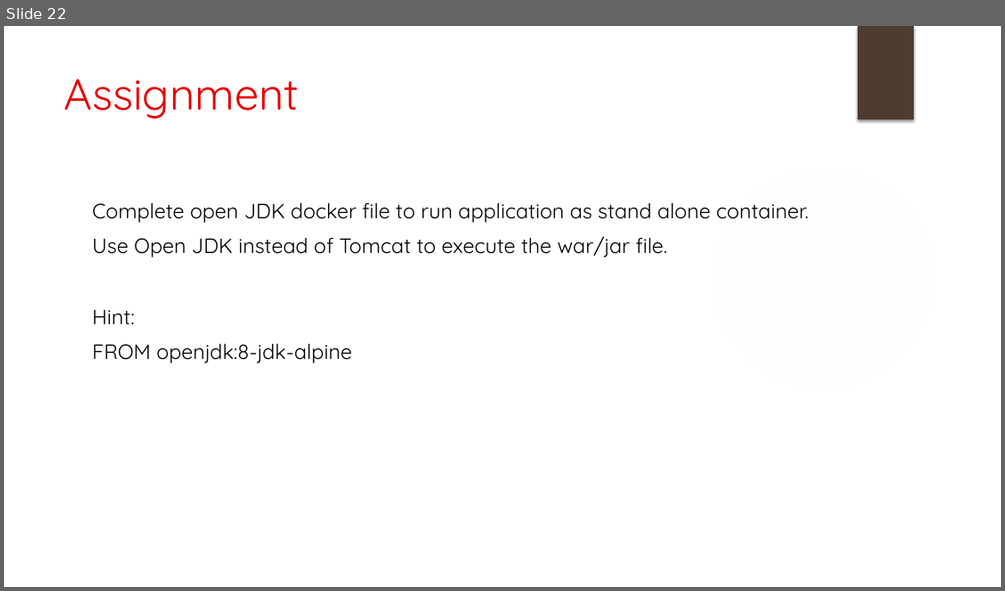
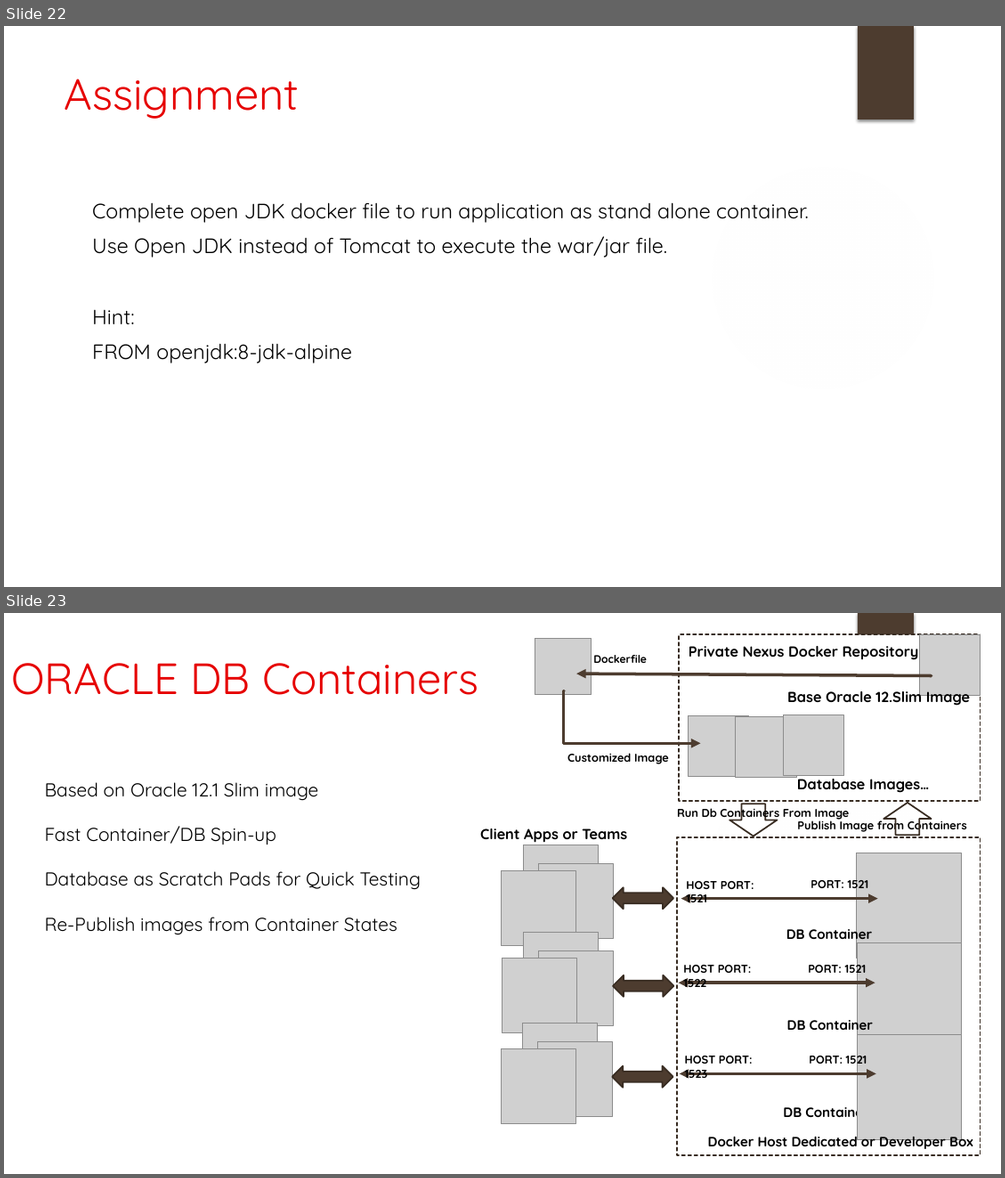
Before and after one commit to CodeItOnGit/presentations, a slide deck: DockerSeries/Part1-Fundamentals/Docker Fundamentals.pptx. Shown one above the other, each under a label of ours: slide 22 before the commit, slides 22 and 23 after it. The pictures are 1005x591 and 1005x1178 pixels, drawn with LibreOffice and Linux fonts; fonts in the diff are those of the drawing; grey boxes stand for pictures; background and template pictures are left out. Boxes give left, top, right and bottom in pixels: in the first picture for what was removed or moved away, otherwise in the second. Text is boxed around its words. In the diff, an @@ line names an element or a change of style, - is before the commit and + after.

Commit message:
Added slide for Oracle Containers

```diff
--- a/DockerSeries/Part1-Fundamentals/Docker Fundamentals.pptx
+++ b/DockerSeries/Part1-Fundamentals/Docker Fundamentals.pptx
@@ slide 23 added at (4,613,1001,1174), background #FFFFFF; not listed: 2 template elements that a slide beside it also shows @@
@@ title added at (11,663,479,695), 42 pt, text #E60000 @@
+ORACLE DB Containers
@@ group added at (480,634,980,1155): 18 texts, 17 pictures, 3 double arrows, 3 left right arrows, 2 rectangles, 2 down arrows, 1 arrow, 1 elbow arrow @@
+Publish Image from Containers
+Client Apps or Teams
+Private Nexus Docker Repository
+Database Images…
+Base Oracle 12.Slim Image
+DB Container
+Docker Host Dedicated or Developer Box
+DB Container
+DB Container
+PORT: 1521
+HOST PORT: 1521
+PORT: 1521
+HOST PORT: 1522
+PORT: 1521
+HOST PORT: 1523
+Run Db Containers From Image
+Dockerfile
+Customized Image
@@ text added at (45,782,421,935), 18 pt, text #000000 @@
+Based on Oracle 12.1 Slim image
+Fast Container/DB Spin-up
+Database as Scratch Pads for Quick Testing
+Re-Publish images from Container States
```
